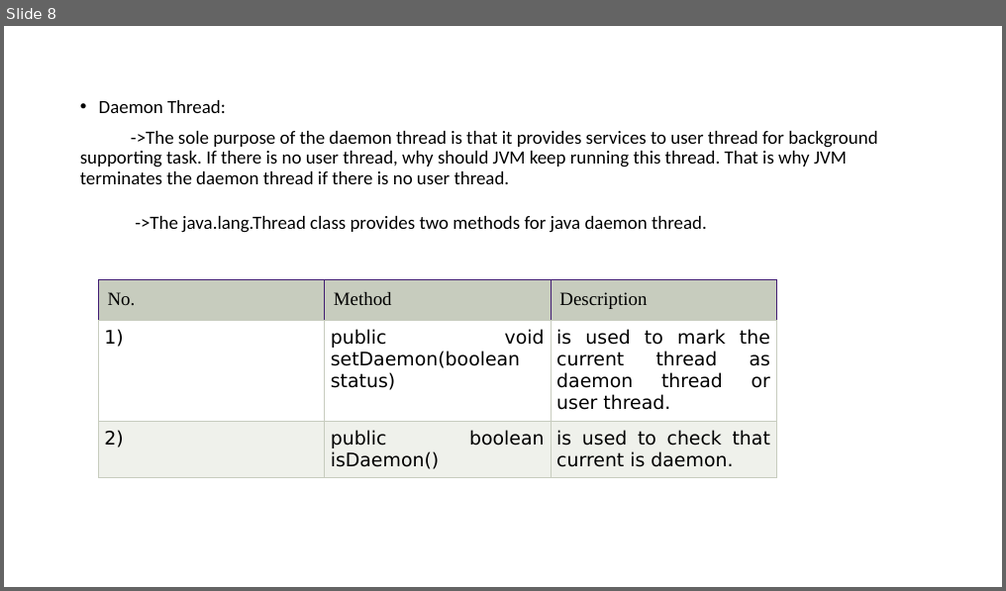
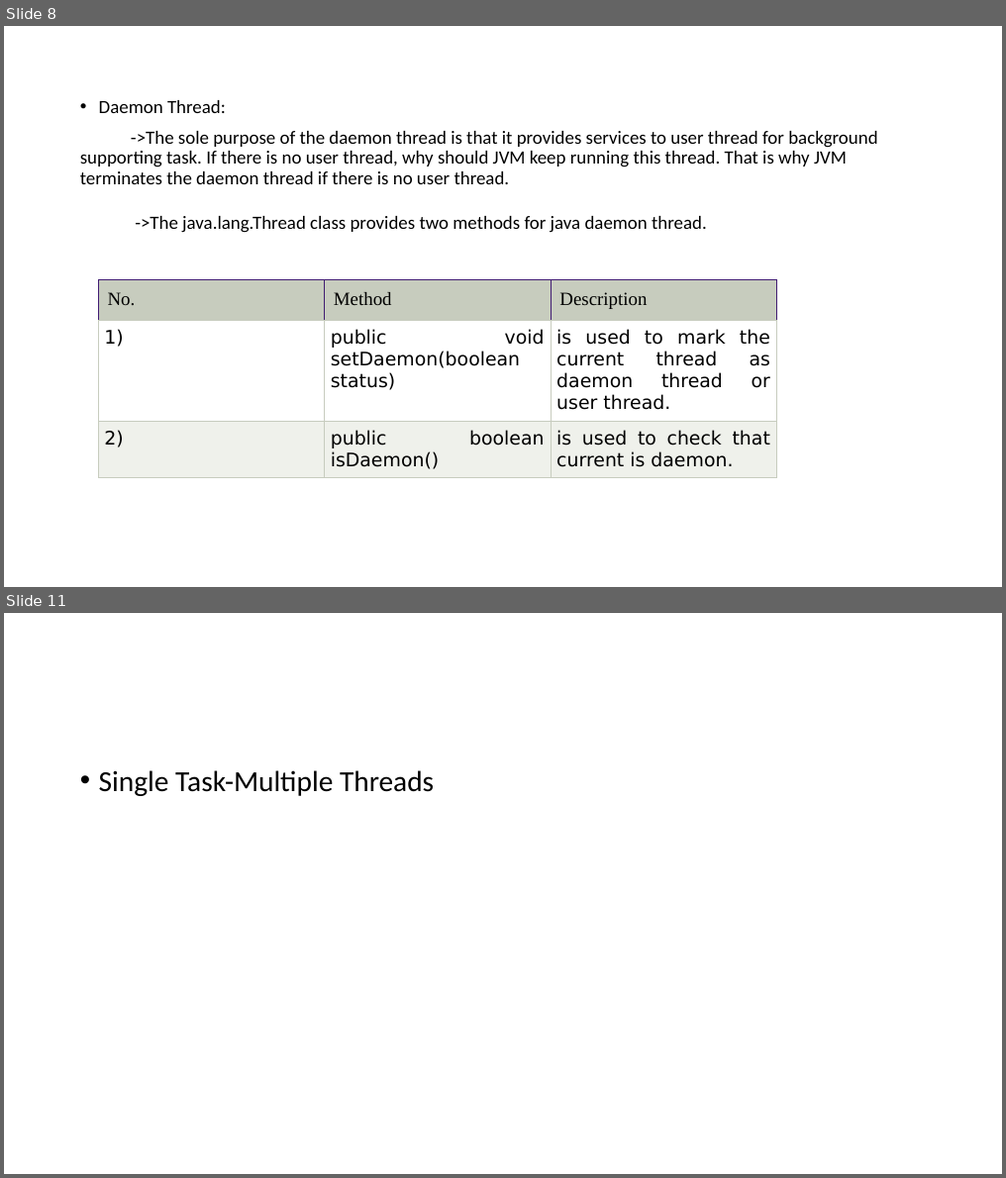
Before and after one commit to chenthilks/personal, a slide deck: Presentation1.pptx. Shown one above the other, each under a label of ours: slide 8 before the commit, slides 8 and 11 after it; the slides between them are not shown. The pictures are 1006x591 and 1006x1178 pixels, drawn with LibreOffice and Linux fonts; fonts in the diff are those of the drawing. Boxes give left, top, right and bottom in pixels: in the first picture for what was removed or moved away, otherwise in the second. Text is boxed around its words. In the diff, an @@ line names an element or a change of style, - is before the commit and + after.

```diff
--- a/Presentation1.pptx
+++ b/Presentation1.pptx
@@ slide 11 added at [4,613,1002,1174], background #FFFFFF @@
@@ text added at [99,770,434,796], 28 pt, text #000000 @@
+• Single Task-Multiple Threads
```
Also in this commit, not shown: 5 other slides added.
